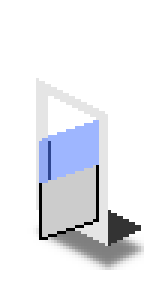
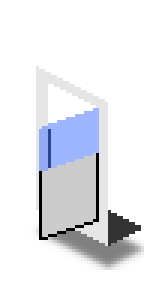
Layers edited between the first and the second 144 × 288 image:
painted on "Roof" over bbox(39, 69, 108, 114)
painted on "Glass" over bbox(39, 108, 99, 183)
painted on "Frame #1" over bbox(39, 171, 42, 183)
painted on "Door" over bbox(42, 153, 96, 183)
painted on "Frame" over bbox(48, 129, 99, 165)
painted on "Side" over bbox(36, 66, 108, 165)
